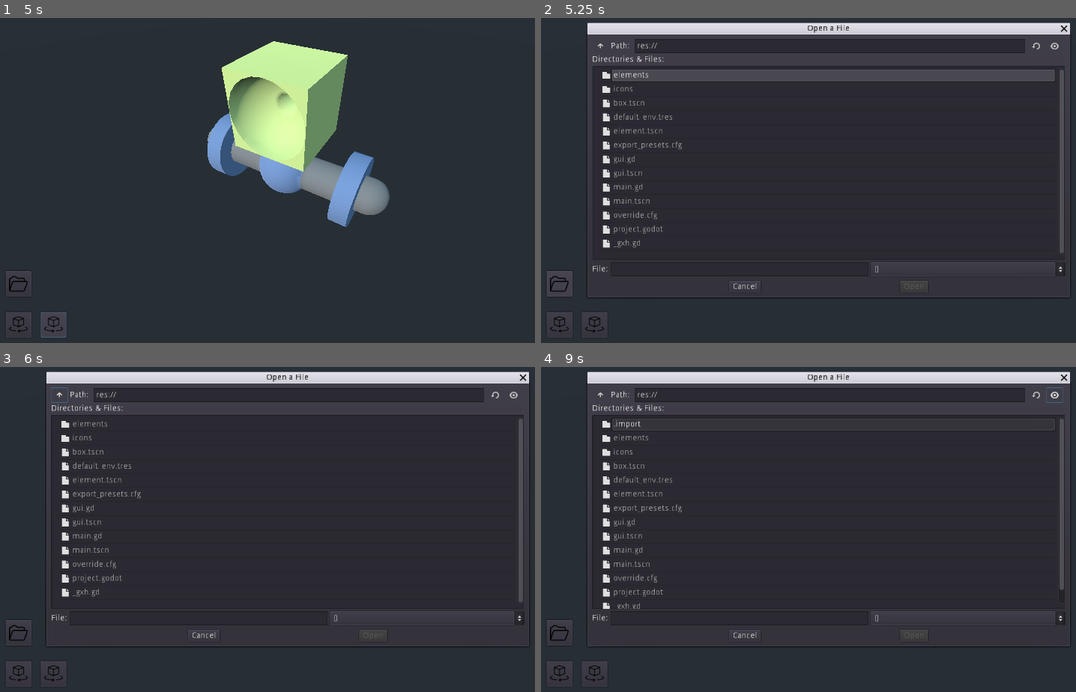
Above: before the commit, frames 1-4 (two rows, left to right).
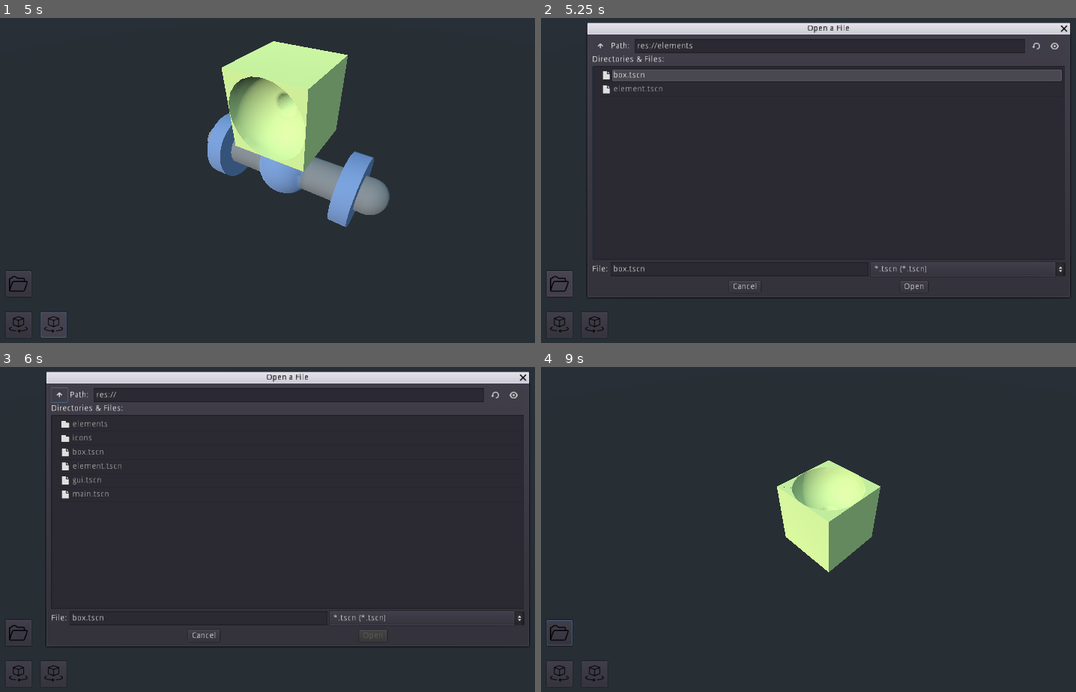
Above: after the commit, the same moments.

Repository: AndreevAndrei/Arrival
Game: Godot game, scene res://main.tscn
Two runs of this game, one before a commit and one after it. Both use one fixed random seed, a clock stepped at 60 frames per second and the inputs below.
Inputs (mouse positions are in pixels of both pictures, inside the frame that each line leads up to):
- Up to frame 1 (5 s): click (16, 323) at 0.5 s; click (53, 323) at 1.25 s; click (16, 323) at 2 s; click (53, 323) at 2.75 s; click (16, 323) at 3.5 s; click (53, 323) at 4.25 s
- Up to frame 2 (5.25 s): click (557, 284) at 5 s
- Up to frame 3 (6 s): click (58, 396) at 5.75 s
- Up to frame 4 (9 s): click (599, 396) at 6.5 s; click (1038, 396) at 7.25 s; click (915, 636) at 8 s, where only the run after the commit has a clickable "Open"; click (1054, 396) at 8.77 s

Frame 1 is identical in both runs. In frame 2, 1.8% of the frame differs, in the area x 11-98%, y 7-84%; in frame 3, 1.4%; in frame 4, 11%, in the area x 1-100%, y 1-87%.

Commit message:
add filter for engine test

Diff:
--- a/gui.tscn
+++ b/gui.tscn
@@ -54,7 +54,10 @@
 margin_bottom = -100.0
 window_title = "Открыть файл"
 mode = 0
-filters = PoolStringArray( "" )
+filters = PoolStringArray( "*.tscn" )
+current_dir = "res://elements"
+current_file = "box.tscn"
+current_path = "res://elements/box.tscn"
 __meta__ = {
 "_edit_use_anchors_": false
 }
